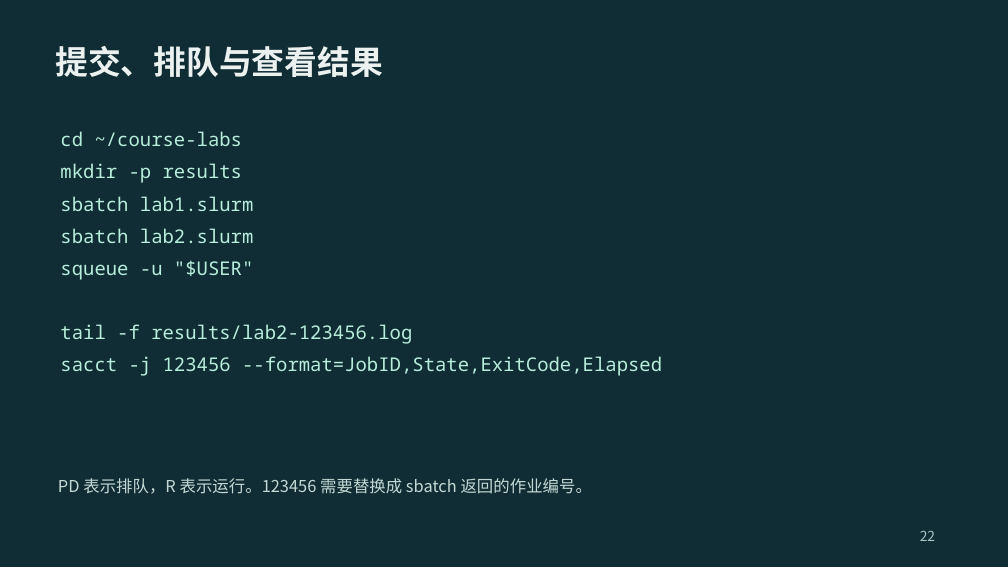
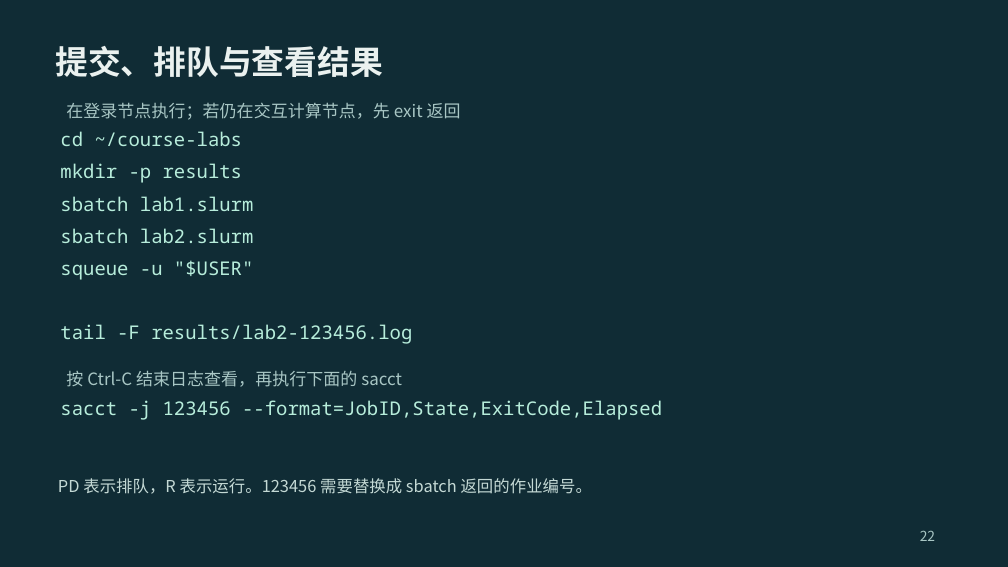
Before and after one commit to 2026-fall-calabs/calabs-2026-fall-starter, a slide deck: slide 22 of docs/交我算平台Lab运行指南-学生版.pptx. Drawn at 1008x567 pixels with LibreOffice and Linux fonts; fonts in the diff are those of the drawing. Boxes give left, top, right and bottom in pixels: in the first picture for what was removed or moved away, otherwise in the second. Text is boxed around its words. In the diff, an @@ line names an element or a change of style, - is before the commit and + after.

```diff
--- a/docs/交我算平台Lab运行指南-学生版.pptx
+++ b/docs/交我算平台Lab运行指南-学生版.pptx
@@ text added at <box>66,103,461,120</box>, 20.2 pt, text #A8C6C4 @@
+在登录节点执行；若仍在交互计算节点，先 exit 返回
@@ text at <box>60,324,412,344</box>: text changed @@
-tail -f results/lab2-123456.log
+tail -F results/lab2-123456.log
@@ text added at <box>66,370,402,387</box>, 20.2 pt, text #A8C6C4 @@
+按 Ctrl-C 结束日志查看，再执行下面的 sacct
@@ text "sacct -j 123456 --format=JobID,State,ExitCode,Elapsed": place and size @@
-text "sacct -j 123456 --format=JobID,State,ExitCode,Elapsed" at <box>60,356,662,376</box>
+text "sacct -j 123456 --format=JobID,State,ExitCode,Elapsed" at <box>60,400,662,420</box>
```
Also in this commit, not shown: 10 other slides changed, 2 other files.
